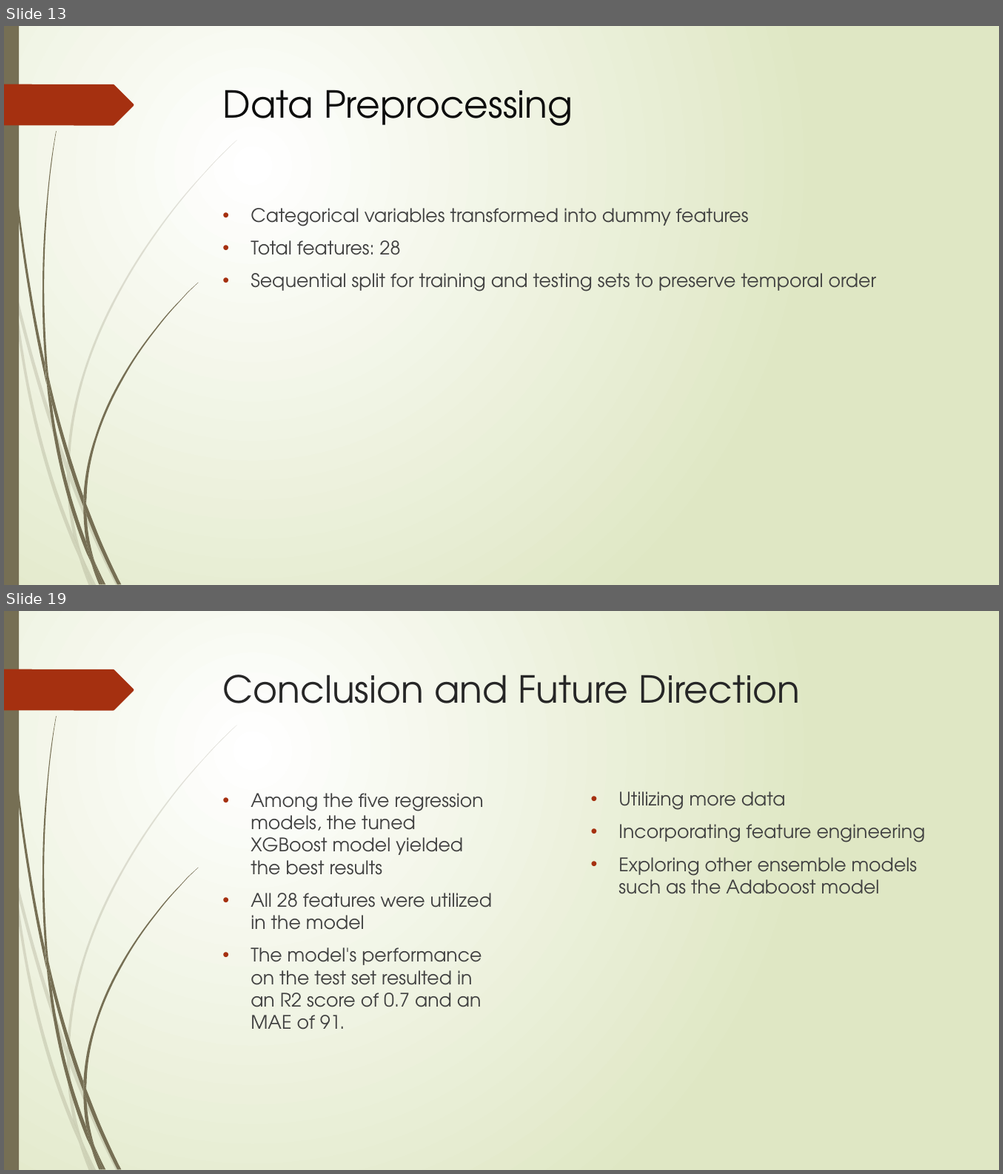
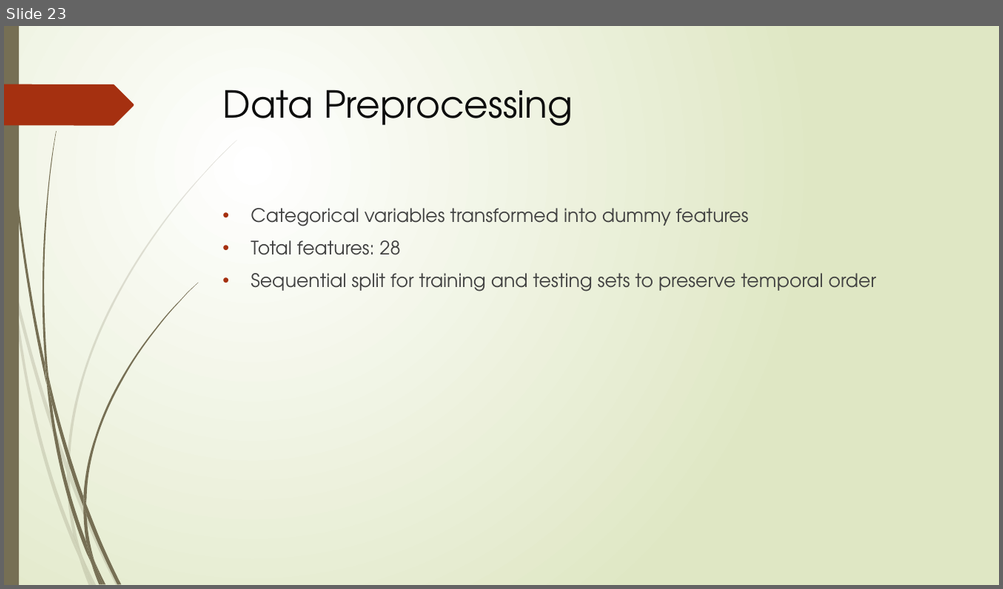
Before and after one commit to arezoo396/Capstone2-Food-Demand-Forecasting, a slide deck: Reports/Capstone2_Final_Slides.pptx. Shown one above the other, each under a label of ours: slides 13 and 19 before the commit, slide 23 after it; the slides between them are not shown. The pictures are 1003x1174 and 1003x589 pixels, drawn with LibreOffice and Linux fonts; fonts in the diff are those of the drawing. Boxes give left, top, right and bottom in pixels: in the first picture for what was removed or moved away, otherwise in the second. Text is boxed around its words. In the diff, an @@ line names an element or a change of style, - is before the commit and + after.

```diff
--- a/Reports/Capstone2_Final_Slides.pptx
+++ b/Reports/Capstone2_Final_Slides.pptx
@@ slide 19 removed at [4,611,999,1170], background gradient #FFFFFF to #DFE8C4; not listed: 24 template elements that a slide beside it also shows @@
@@ title removed at [223,675,800,703] @@
-Conclusion and Future Direction
@@ text removed at [250,793,492,1030] @@
-• Among the five regression models, the tuned XGBoost model yielded the best results
-• All 28 features were utilized in the model
-• The model's performance on the test set resulted in an R2 score of 0.7 and an MAE of 91.
@@ text removed at [618,792,925,894] @@
-• Utilizing more data
-• Incorporating feature engineering
-• Exploring other ensemble models such as the Adaboost model
@@ what was slide 13 is now slide 23 @@
```
Also in this commit, not shown: 15 slides changed, 4 slides added.
